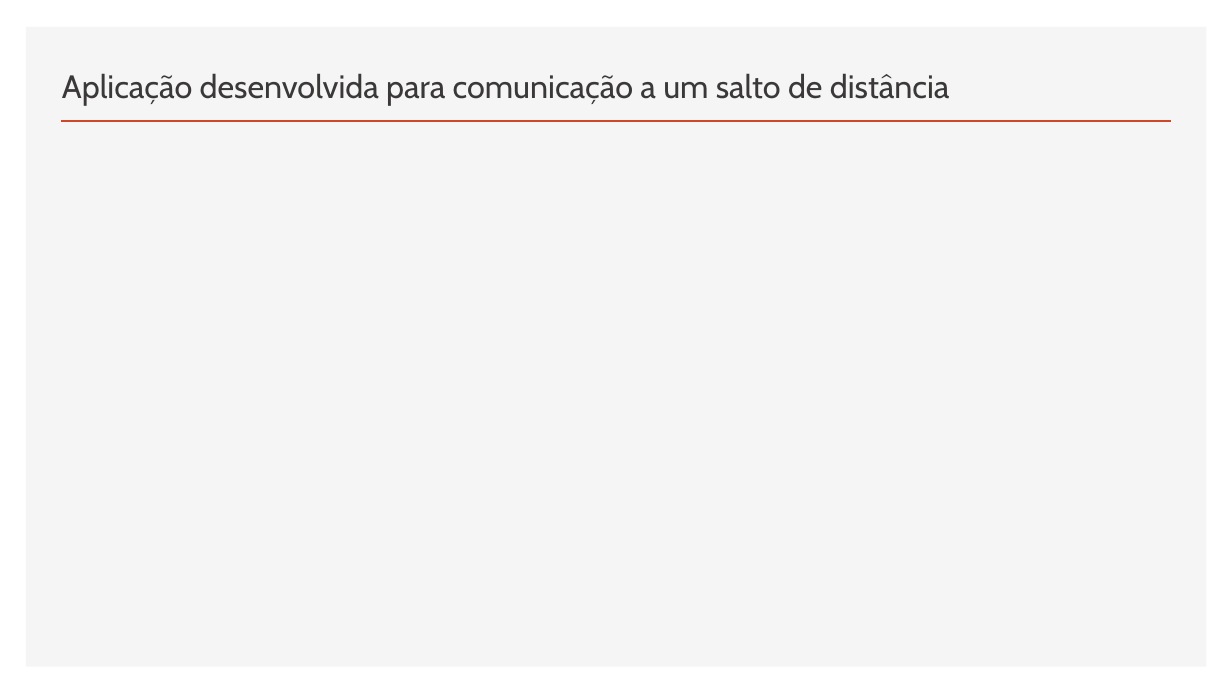
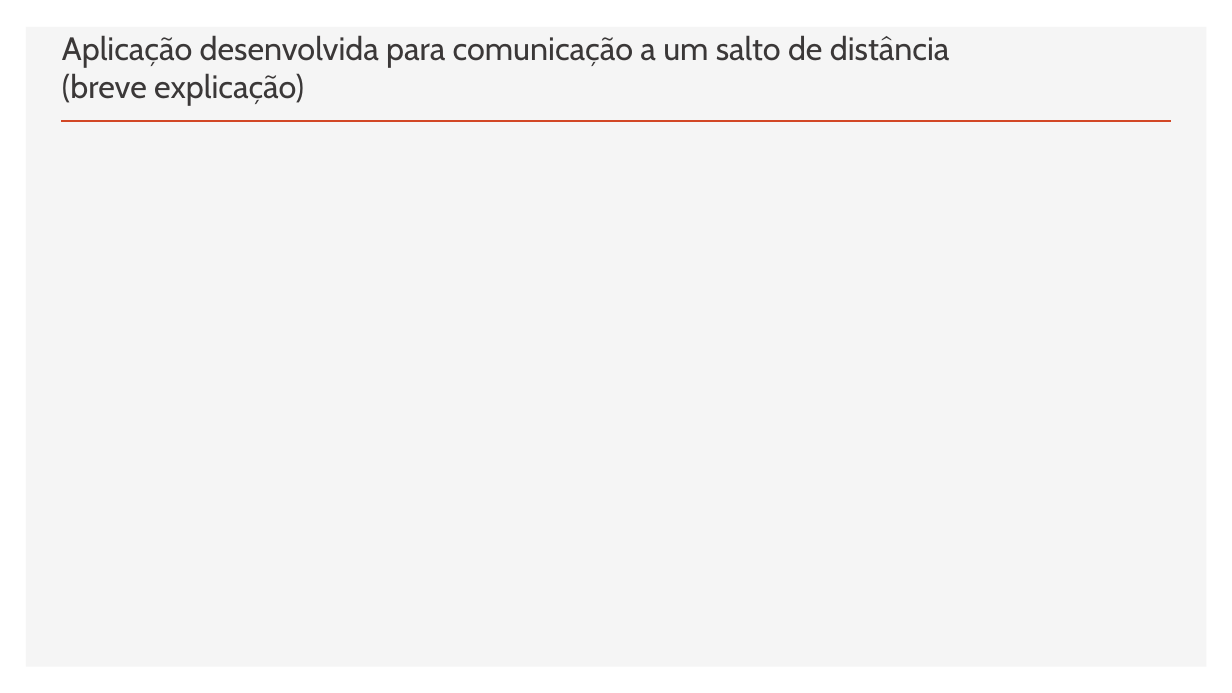
Before and after one commit to BOTyuri71/NPR-Practical-Work, a slide deck: slide 6 of Novos Paradigmas de Rede.pptx. Drawn at 1232x693 pixels with LibreOffice and Linux fonts; fonts in the diff are those of the drawing. Boxes give left, top, right and bottom in pixels: in the first picture for what was removed or moved away, otherwise in the second. Text is boxed around its words. In the diff, an @@ line names an element or a change of style, - is before the commit and + after.

```diff
--- a/Novos Paradigmas de Rede.pptx
+++ b/Novos Paradigmas de Rede.pptx
@@ title at (62,35,950,106): text changed @@
-Aplicação desenvolvida para comunicação a um salto de distância
+Aplicação desenvolvida para comunicação a um salto de distância (breve explicação)
```
Also in this commit, not shown: 2 other slides changed.
